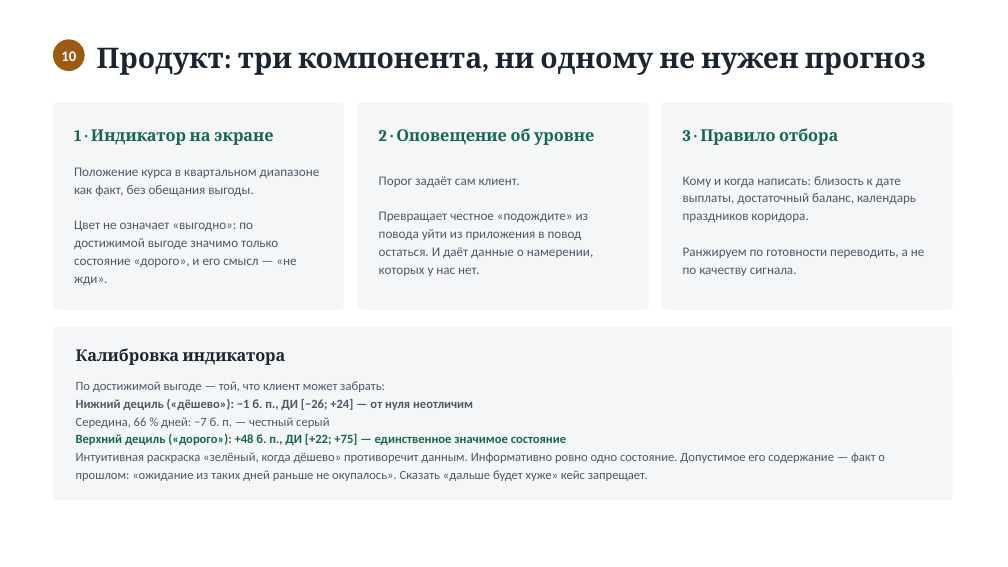
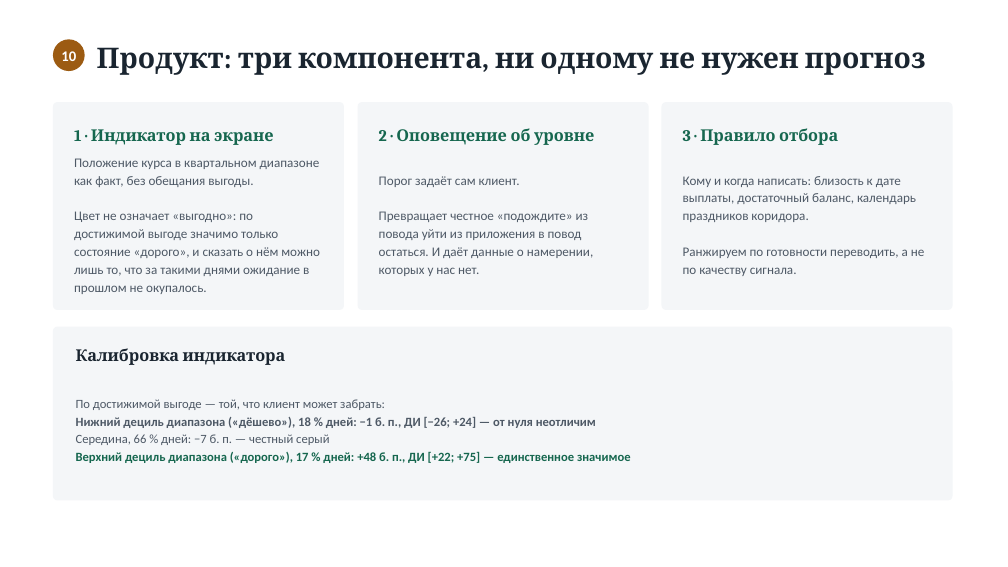
Before and after one commit to tarma3v/international_transfers_signals, a slide deck: slide 12 of submission/prezentaciya-promezhutochnaya.pptx. Drawn at 1008x567 pixels with LibreOffice and Linux fonts; fonts in the diff are those of the drawing. Boxes give left, top, right and bottom in pixels: in the first picture for what was removed or moved away, otherwise in the second. Text is boxed around its words. In the diff, an @@ line names an element or a change of style, - is before the commit and + after.

```diff
--- a/submission/prezentaciya-promezhutochnaya.pptx
+++ b/submission/prezentaciya-promezhutochnaya.pptx
@@ text at (x1=74, y1=211, x2=320, y2=294): text changed @@
-Цвет не означает «выгодно»: по достижимой выгоде значимо только состояние «дорого», и его смысл — «не жди».
+Цвет не означает «выгодно»: по достижимой выгоде значимо только состояние «дорого», и сказать о нём можно лишь то, что за такими днями ожидание в прошлом не окупалось.
@@ text at (x1=76, y1=417, x2=596, y2=428): text changed @@
-Нижний дециль («дёшево»): −1 б. п., ДИ [−26; +24] — от нуля неотличим
+Нижний дециль диапазона («дёшево»), 18 % дней: −1 б. п., ДИ [−26; +24] — от нуля неотличим
@@ text at (x1=76, y1=451, x2=631, y2=463): text changed; text colour #4E5966 to #16674F; bold on @@
-Верхний дециль («дорого»): +48 б. п., ДИ [+22; +75] — единственное значимое состояние
-Интуитивная раскраска «зелёный, когда дёшево» противоречит данным. Информативно ровно одно состояние. Допустимое его содержание — факт о прошлом: «ожидание из таких дней раньше не окупалось». Сказать «дальше будет хуже» кейс запрещает.
+Верхний дециль диапазона («дорого»), 17 % дней: +48 б. п., ДИ [+22; +75] — единственное значимое
```
Also in this commit, not shown: 3 other slides changed, 1 slide added, 1 other file.
